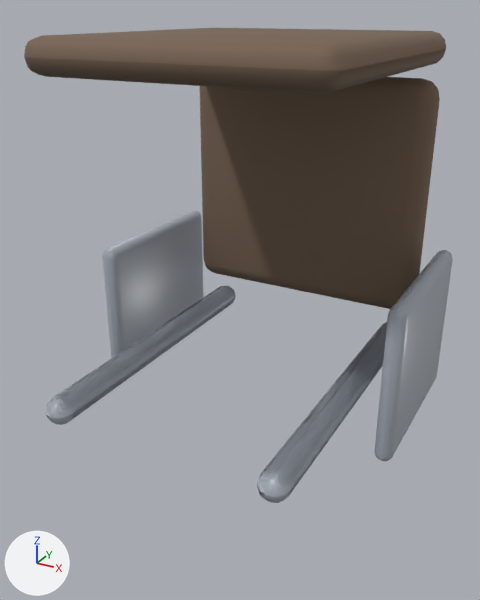
The glTF model unity/Assets/Art/EarlyGame/garage-kit/garage-folding-chair.glb as it was, and as the next commit left it.
Before and after are seen from a 50 mm lens placed at (0.235, -0.298, 0.671), pointed at (-0.001, 0.13, 0.457). The lights are fixed; the arrows at lower left show +X, +Y and +Z. The picture after the commit comes second. Where no turn or scale is listed for an object, it has been applied to the vertices. Vertices at exactly the same position are counted once.

Names of what the first picture shows: 'Backrest.001', 'BraceL.001', 'BraceR.001', 'Leg0.001', 'Leg1.001', 'Leg2.001', 'Leg3.001', 'Seat.001'.
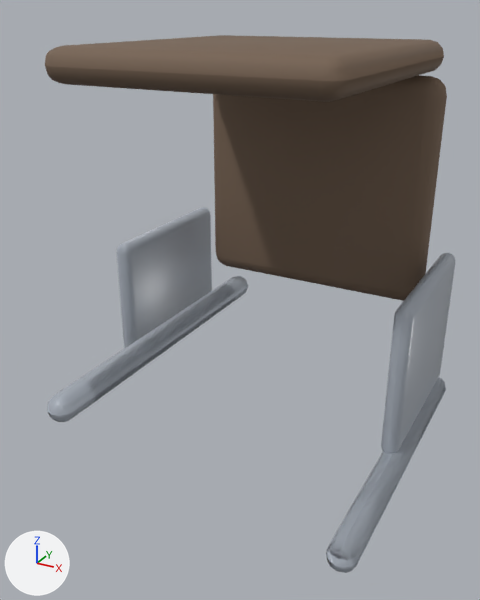
The change, as a diff of the scene's bpy script:
```diff
--- a/unity/Assets/Art/EarlyGame/garage-kit/garage-folding-chair.glb.py
+++ b/unity/Assets/Art/EarlyGame/garage-kit/garage-folding-chair.glb.py
@@ me_cube_018 @@
 # used by ob_leg0_001; location = (-0.0804, 0.285, 0.1135)
-me_cube_018.from_pydata(...)  # 84 vertices, 164 faces; spans x 0.159..0.181, y -0.285..-0.015, z 0.269..0.291
+me_cube_018.from_pydata(...)  # 84 vertices, 164 faces; spans x 0.159..0.181, y -0.275..-0.005, z 0.269..0.291
+# me_cube_018 part 1: the whole mesh is moved by (0.0, 0.01, 0.0)
 me_cube_018.materials.append(mat_garage_steel)
@@ me_cube_019 @@
 # used by ob_leg1_001; location = (0.0804, 0.285, 0.1135)
-me_cube_019.from_pydata(...)  # 84 vertices, 164 faces; spans x -0.181..-0.159, y -0.285..-0.015, z 0.269..0.291
+me_cube_019.from_pydata(...)  # 84 vertices, 164 faces; spans x -0.181..-0.159, y -0.275..-0.005, z 0.269..0.291
+# me_cube_019 part 2: the whole mesh is moved by (0.0, 0.01, 0.0)
 me_cube_019.materials.append(mat_garage_steel)
@@ me_cube_020 @@
 # used by ob_leg2_001; location = (-0.0804, -0.015, 0.1135)
-me_cube_020.from_pydata(...)  # 84 vertices, 164 faces; spans x 0.159..0.181, y 0.015..0.285, z 0.269..0.291
+me_cube_020.from_pydata(...)  # 84 vertices, 164 faces; spans x 0.159..0.181, y 0.005..0.275, z 0.269..0.291
+# me_cube_020 part 3: the whole mesh is moved by (0.0, -0.01, 0.0)
 me_cube_020.materials.append(mat_garage_steel)
@@ ob_backrest_001 @@
 ob_backrest_001 = bpy.data.objects.new('Backrest.001', me_cube_017)
-ob_backrest_001.location = (0.0, 0.13, -0.1177)
+ob_backrest_001.location = (-0.0065, 0.1541, -0.125)
@@ ob_bracel_001 @@
 ob_bracel_001 = bpy.data.objects.new('BraceL.001', me_cube_022)
-ob_bracel_001.location = (-0.0425, 0.195, 0.035)
+ob_bracel_001.location = (-0.0441, 0.2191, 0.0247)
@@ ob_bracer_001 @@
 ob_bracer_001 = bpy.data.objects.new('BraceR.001', me_cube_023)
-ob_bracer_001.location = (0.0425, 0.195, 0.035)
+ob_bracer_001.location = (0.0386, 0.2191, 0.0318)
@@ ob_leg0_001 @@
 ob_leg0_001 = bpy.data.objects.new('Leg0.001', me_cube_018)
-ob_leg0_001.location = (-0.0804, 0.285, 0.1135)
+ob_leg0_001.location = (-0.0398, 0.2991, 0.0536)
@@ ob_leg1_001 @@
 ob_leg1_001 = bpy.data.objects.new('Leg1.001', me_cube_019)
-ob_leg1_001.location = (0.0804, 0.285, 0.1135)
+ob_leg1_001.location = (0.0824, 0.2991, 0.1163)
@@ ob_leg2_001 @@
 ob_leg2_001 = bpy.data.objects.new('Leg2.001', me_cube_020)
-ob_leg2_001.location = (-0.0804, -0.015, 0.1135)
+ob_leg2_001.location = (-0.0398, 0.0191, 0.0536)
@@ ob_leg3_001 @@
 ob_leg3_001 = bpy.data.objects.new('Leg3.001', me_cube_021)
-ob_leg3_001.location = (0.0804, -0.015, 0.1135)
+ob_leg3_001.location = (0.0824, -0.005, 0.1163)
@@ ob_seat_001 @@
 ob_seat_001 = bpy.data.objects.new('Seat.001', me_cube_016)
-ob_seat_001.location = (0.0, 0.255, 0.0)
+ob_seat_001.location = (0.0, 0.2791, 0.0)
```

Where the change shows, as pixel boxes (x1, y1, x2, y2) in the pictures (480 x 600 px):
'Seat.001', moved: before (200, 77, 440, 309); after (213, 75, 447, 301)
'Backrest.001', moved: before (24, 28, 446, 94); after (45, 35, 444, 102)
'BraceR.001', moved: before (103, 210, 204, 358); after (117, 207, 212, 349)
'BraceL.001', moved: before (374, 250, 453, 461); after (381, 253, 455, 453)
'Leg2.001', moved: before (257, 322, 387, 501); after (329, 377, 446, 561)
'Leg3.001', moved: before (47, 286, 235, 424); after (47, 284, 236, 422)
'Leg1.001', moved: before (46, 286, 236, 425); after (89, 276, 248, 404)
'Leg0.001', moved: before (257, 322, 387, 503); after (326, 379, 446, 573)
